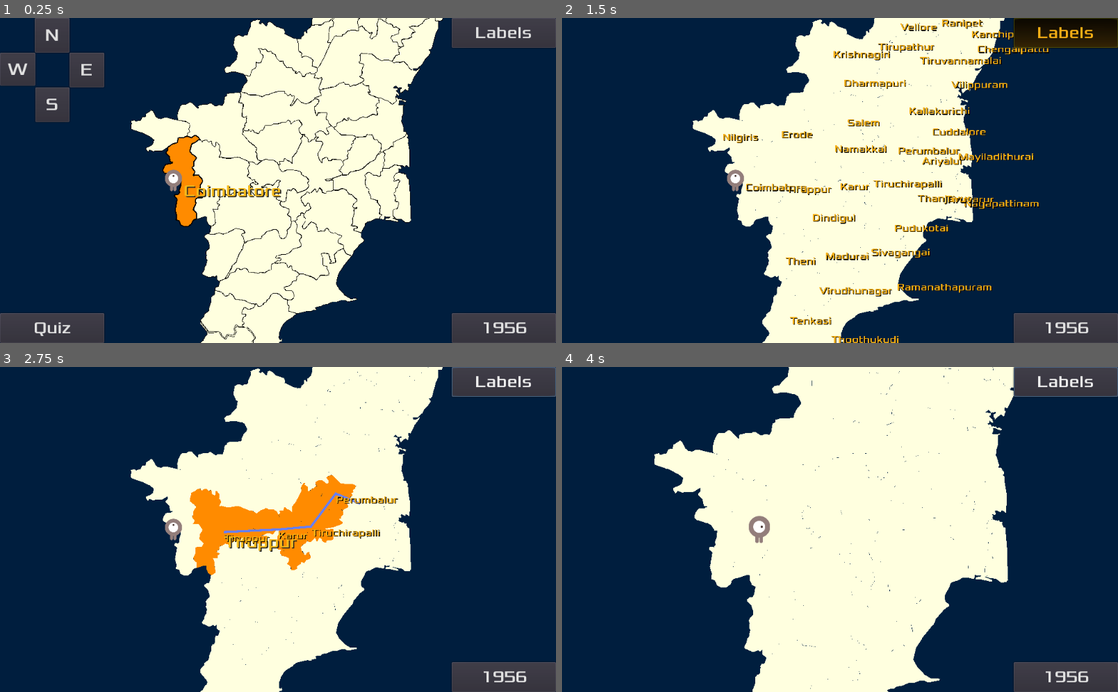
Above: before the commit, frames 1-4 (two rows, left to right).
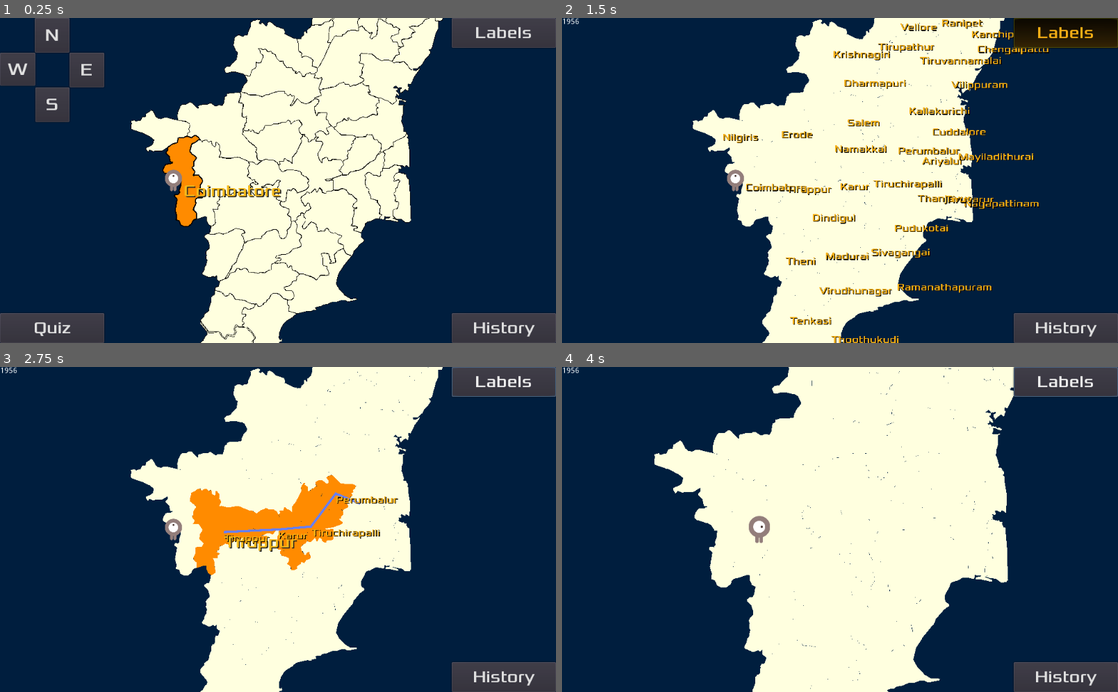
Above: after the commit, the same moments.

Repository: sharun-s/godot-tn
Game: Godot game, scene res://Node2D.tscn
The game is run twice, just before and just after one commit, with the same random seed, the same clock (stepped at 60 frames per second) and the same inputs.
Inputs (mouse positions are in pixels of both pictures, inside the frame that each line leads up to):
- Up to frame 1 (0.25 s): no input
- Up to frame 2 (1.5 s): click "1956" (after the commit: "History") at 0.5 s; click "Labels" at 1.25 s
- Up to frame 3 (2.75 s): tap Enter at 2 s; drag from (361, 503) to (172, 526) at 2.02 s
- Up to frame 4 (4 s): tap Space at 2.75 s; drag from (979, 393) to (734, 526) at 2.77 s; tap Enter at 3.5 s; move the mouse to (745, 529) at 3.52 s; hold Right (ui_right) from 3.53 s (still down); hold Mouse wheel up (zoom_in) from 3.53 s (still down); click (745, 529) at 3.67 s

The runs differ from the first frame. In frame 1, 0.2% of the frame differs, in the area x 85-97%, y 93-99%; in frame 2, 0.3%, in the area x 0-97%, y 0-99%; in frame 3, 0.3%; in frame 4, 0.3%.
Error before the commit: Invalid call. Nonexistent function 'start' in base 'Nil'. (res://TN.gd:735)
Error after the commit: Invalid call. Nonexistent function 'start' in base 'Nil'. (res://TN.gd:739)

Commit message:
district timeline in HUD

Diff:
--- a/Node2D.tscn
+++ b/Node2D.tscn
@@ -90,7 +90,7 @@
 margin_left = -192.0
 margin_top = -55.0
 custom_fonts/font = SubResource( 3 )
-text = "1956"
+text = "History"
 __meta__ = {
 "_edit_use_anchors_": false
 }
--- a/TN.gd
+++ b/TN.gd
@@ -720,20 +720,29 @@
 	#print('STEP ***********', get_tree().get_node_count())
 	var old
 	var newlist
+	var names=[]
 	while true:
 		if game_in_progress!=2:
 			game_in_progress=2
 			reset(2)
+			$HUD/Message.set("custom_fonts/font/size",14)
 			add_historic_districts(years[current_year], dhistory[0])
 			# using karur as proxy center
 			old=[{node=get_node('Karur'),loc=get_node('Karur').position}] #d['Karur']}]
 			newlist=[]
+			$HUD/Message.text=years[current_year]
 			for n in get_tree().get_nodes_in_group(years[current_year]):
 				if n is Polygon2D:
 					#newlist.append({node=n, loc=d[name(n)]})
+					names.append(n.name.replace('history',''))
 					newlist.append({node=n, loc=get_node(name(n)).position}) #d[name(n)]})
 			district_animator.start(old, newlist)
 			yield(district_animator, "move_complete")
+			for s in range(0, names.size(),2):
+				if s+1 < names.size():
+					$HUD/Message.text=$HUD/Message.text+'\n  '+names[s]+' '+names[s+1]
+				else:
+					$HUD/Message.text=$HUD/Message.text+'\n  '+names[s]
 			borders(true)
 			get_tree().call_group(years[current_year],"show")
 			current_year=current_year+1
@@ -745,26 +754,31 @@
 				get_tree().call_group(years[i],"queue_free")
 				current_year=0
 				get_tree().call_group('1956',"hide")
-				$HUD/Learn.text='1956'
+				$HUD/Learn.text='History'
 			game_over()
 			#print('after queue free ***********', get_tree().get_node_count())
 			return
 		#get_tree().set_group(years[current_year-1],"modulate",Color(0.0,0.0,0.0))
 		get_tree().call_group(years[current_year-1],"hide")
 		newlist=[]
+		names.clear()
 		var key=dhistory[current_year].keys()[0]
 		old=[{node=get_node(key+'history'), loc=get_node(name(get_node(key+'history'))).position}]#get_node(name(key)).position}] #get_node(key).position}]
 		add_historic_districts(years[current_year], dhistory[current_year])
-
+		$HUD/Message.text=$HUD/Message.text+'\n'+years[current_year]
 		for n in get_tree().get_nodes_in_group(years[current_year]):
 			if n is Polygon2D:
+				names.append(n.name.replace('history',''))
 				#newlist.append({node=n, loc=d[name(n)]})
 				newlist.append({node=n, loc=get_node(name(n)).position}) #d[name(n)]})
 		district_animator.start(old, newlist)
 		yield(district_animator, "move_complete")
-
+		for s in range(0, names.size(),2):
+			if s+1< names.size():
+				$HUD/Message.text=$HUD/Message.text+'\n  '+names[s]+' '+names[s+1]
+			else:
+				$HUD/Message.text=$HUD/Message.text+'\n  '+names[s]
 		borders(true)
 		$HUD/Learn.text=years[current_year]
-		$HUD/Message.text=years[current_year]+'\n Districts created: '+str(cache.size())
 		get_tree().call_group(years[current_year],"show")
 		current_year=current_year+1
